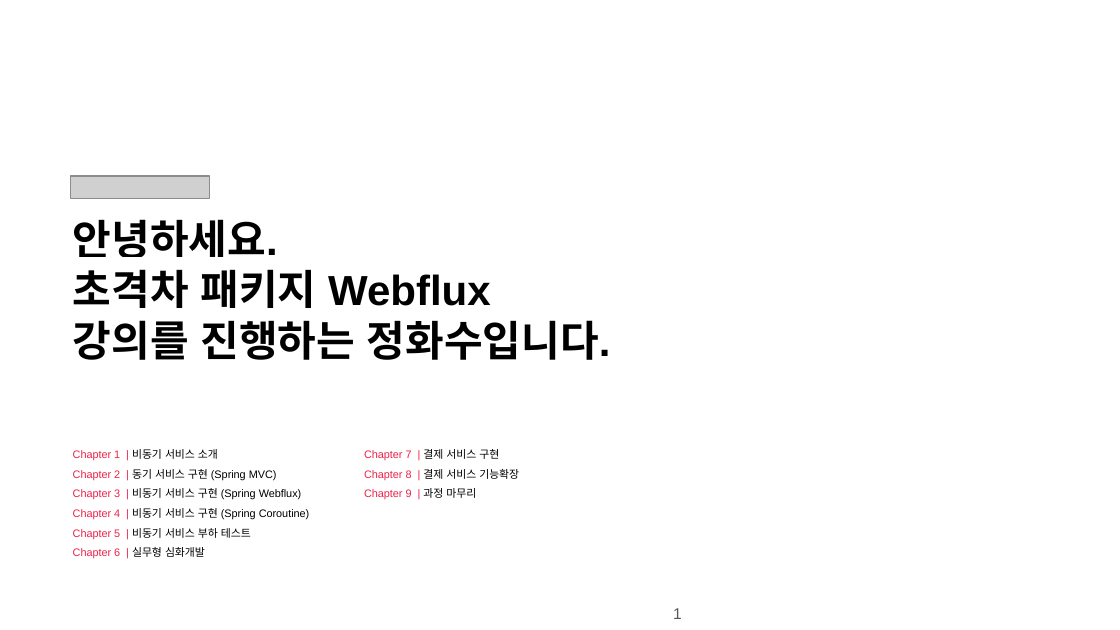
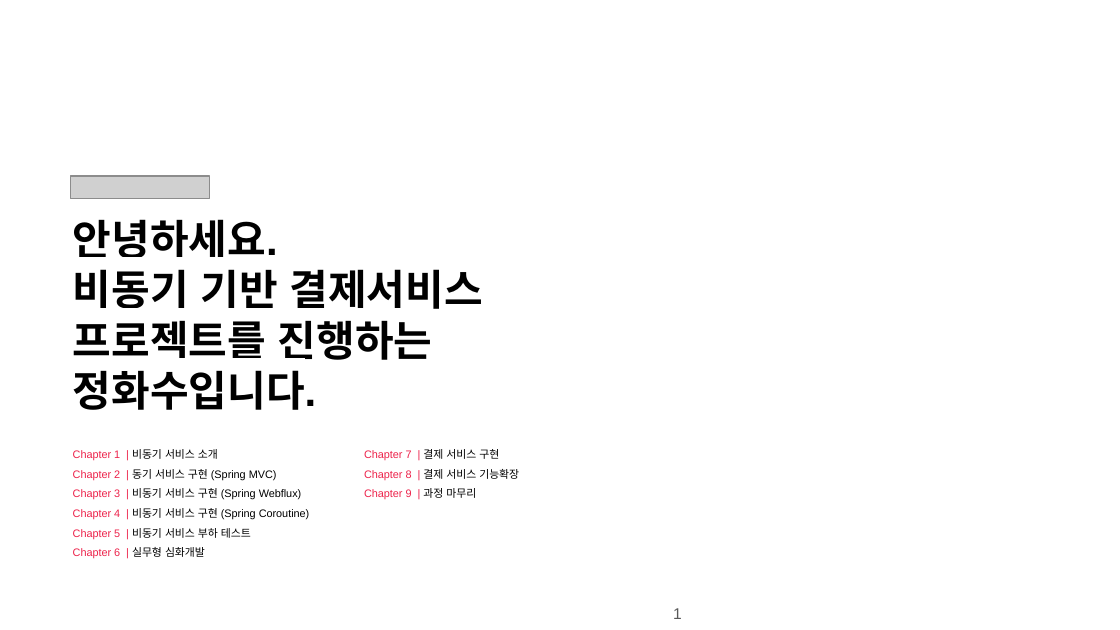
Before and after one commit to nayasis/fastcampus-hyper-webflux, a slide deck: slide 1 of 99.ppt/[Ch4-1. 비동기 서비스 소개] 1-1. 강의개요.pptx. Drawn at 1120x630 pixels with LibreOffice and Linux fonts; fonts in the diff are those of the drawing; grey boxes stand for pictures; background and template pictures are left out. Boxes give left, top, right and bottom in pixels: in the first picture for what was removed or moved away, otherwise in the second. Text is boxed around its words. In the diff, an @@ line names an element or a change of style, - is before the commit and + after.

```diff
--- a/99.ppt/[Ch4-1. 비동기 서비스 소개] 1-1. 강의개요.pptx
+++ b/99.ppt/[Ch4-1. 비동기 서비스 소개] 1-1. 강의개요.pptx
@@ text at [73,269,483,410]: text changed @@
-초격차 패키지 Webflux
-강의를 진행하는 정화수입니다.
+비동기 기반 결제서비스
+프로젝트를 진행하는
+정화수입니다.
```
Also in this commit, not shown: 2 other slides changed, 1 other file.
